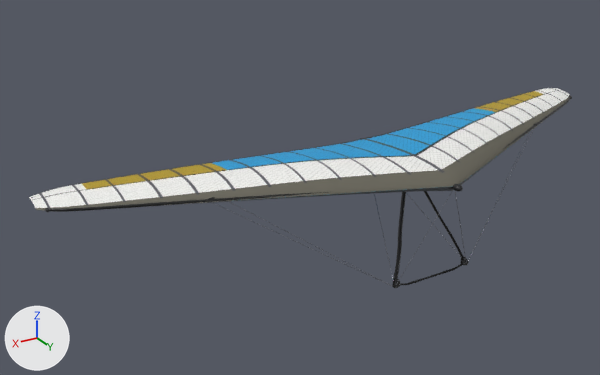
Renders of the Blender file assets/source/glider_ww_talon.blend from each side of a commit.
Camera for both pictures: a 50 mm camera at (7.39, 9.37, 4.67) aimed at (1.18, -0.99, -0.51). Arrows for +X, +Y and +Z are at lower left; the lights stay in place. The first picture is the older version.

Names of what the first picture shows: 'ControlFrame', 'Frame', 'Sail'.
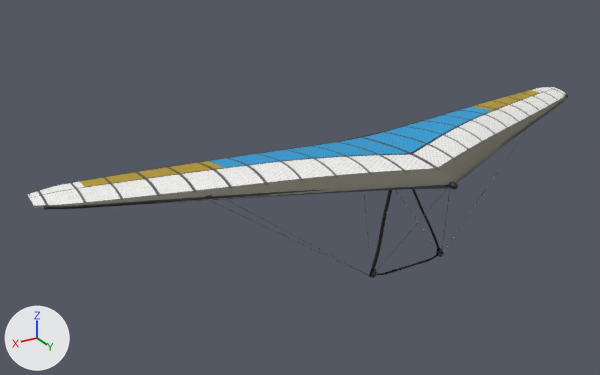
Edits to the bpy script that builds the scene:
```text
Change me_sail:
    used by ob_sail; location = (0.0, 0.0, 0.0)
    remove me_sail.from_pydata(...)  # 3534 vertices, 3312 faces; spans x -5.17..5.17, y -1.68..1.31, z -0.09..0.26
    add me_sail.from_pydata(...)  # 3534 vertices, 3312 faces; spans x -5.17..5.17, y -1.77..1.22, z -0.09..0.26
    me_sail part 1: the whole mesh is moved by (0.0, -0.09, 0.0)
Change me_frame:
    used by ob_frame; location = (0.0, 0.0, 0.0)
    remove me_frame.from_pydata(...)  # 1166 vertices, 1000 faces; spans x -5.07..5.07, y -1.27..1.41, z -0.1..0.2
    add me_frame.from_pydata(...)  # 1166 vertices, 1000 faces; spans x -5.07..5.07, y -1.36..1.31, z -0.1..0.2
    me_frame part 2: the whole mesh is moved by (0.0, -0.09, 0.0)
Change me_controlframe:
    used by ob_controlframe; location = (0.0, 0.0, 0.0)
    remove me_controlframe.from_pydata(...)  # 3970 vertices, 1970 faces; spans x -3.1..3.1, y -0.99..1.26, z -1.56..0.09
    add me_controlframe.from_pydata(...)  # 3970 vertices, 1970 faces; spans x -3.1..3.1, y -1.09..1.17, z -1.66..0.09
    me_controlframe part 3: 3334 of 3970 vertices moved; they spanned x -3.1..3.1, y -0.99..1.26, z -1.56..0.08 and now span x -3.1..3.1, y -1.09..1.17, z -1.66..0.08; mean shift (0.0, -0.51, -0.08); largest move (-0.68, 0.89, -1.54) -> (-0.68, 0.3, -1.64)
    other edits to the shape of me_controlframe do not show in these pictures
```

Changed parts and their boxes [x1, y1, x2, y2] in the pictures (600 x 375 px):
'Sail', moved: before [29, 88, 570, 210]; after [27, 87, 567, 208]
'ControlFrame', reshaped: before [211, 129, 534, 288]; after [209, 128, 529, 278]
'Frame', moved: before [45, 96, 572, 212]; after [43, 95, 568, 210]
